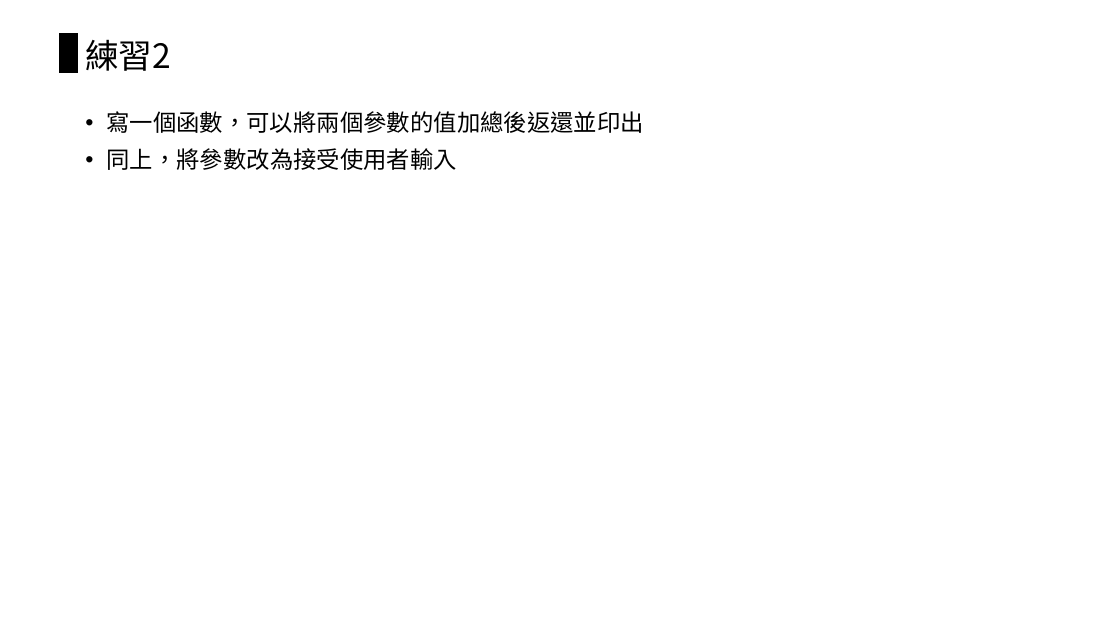
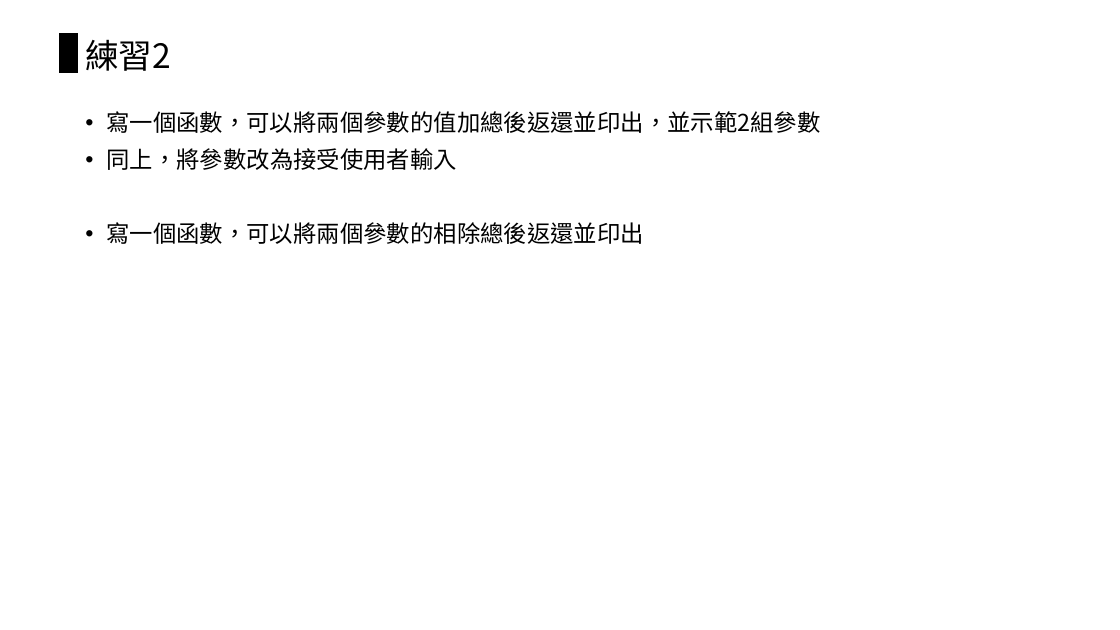
Before and after one commit to chiachin-yen/NCKU_workshop_2018, a slide deck: slide 60 of 2018_Eink工作營.pptx (slide 56 before the commit). Drawn at 1120x630 pixels with LibreOffice and Linux fonts; fonts in the diff are those of the drawing. Boxes give left, top, right and bottom in pixels: in the first picture for what was removed or moved away, otherwise in the second. Text is boxed around its words. In the diff, an @@ line names an element or a change of style, - is before the commit and + after.

```diff
--- a/2018_Eink工作營.pptx
+++ b/2018_Eink工作營.pptx
@@ text at (106, 111, 820, 133): text changed @@
-• 寫一個函數，可以將兩個參數的值加總後返還並印出
+• 寫一個函數，可以將兩個參數的值加總後返還並印出，並示範2組參數
@@ text at (106, 222, 644, 244): paragraph added @@
+• 寫一個函數，可以將兩個參數的相除總後返還並印出
```
Also in this commit, not shown: 27 other slides changed, 9 slides added, 2 slides removed, 6 other files.
